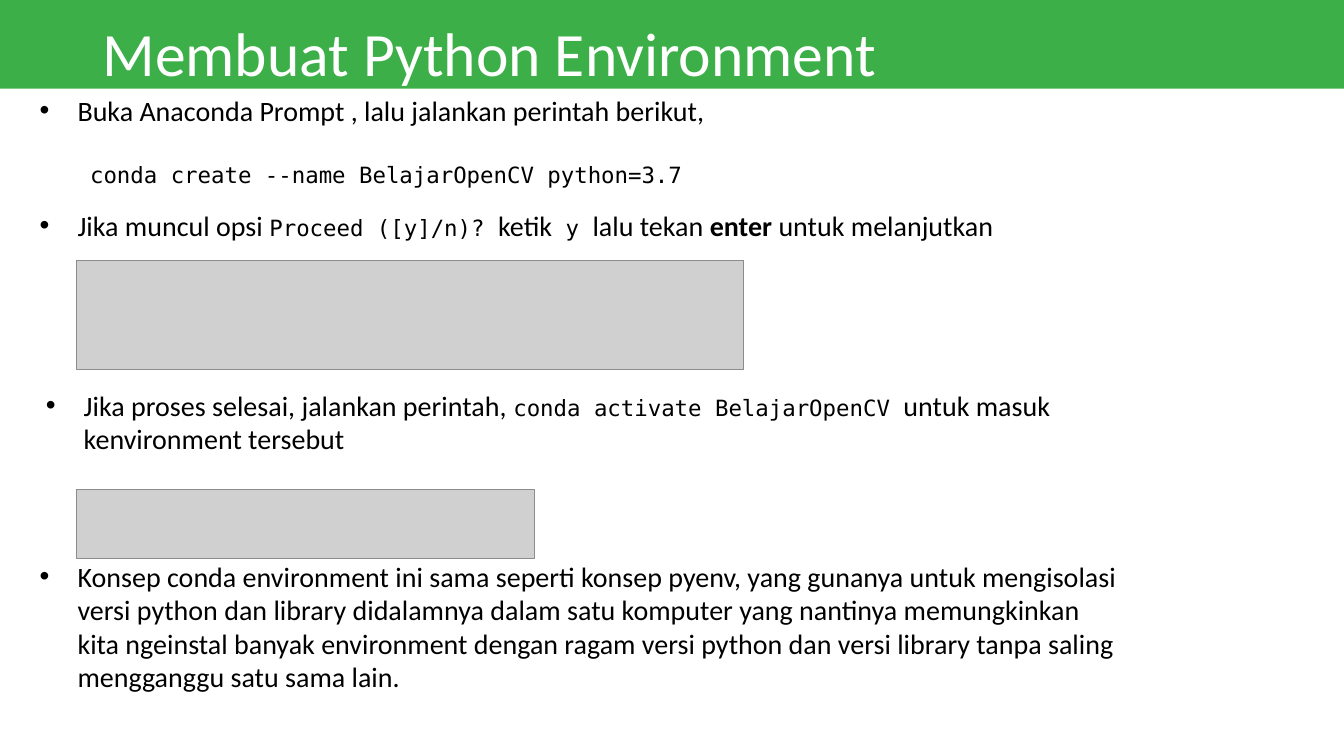
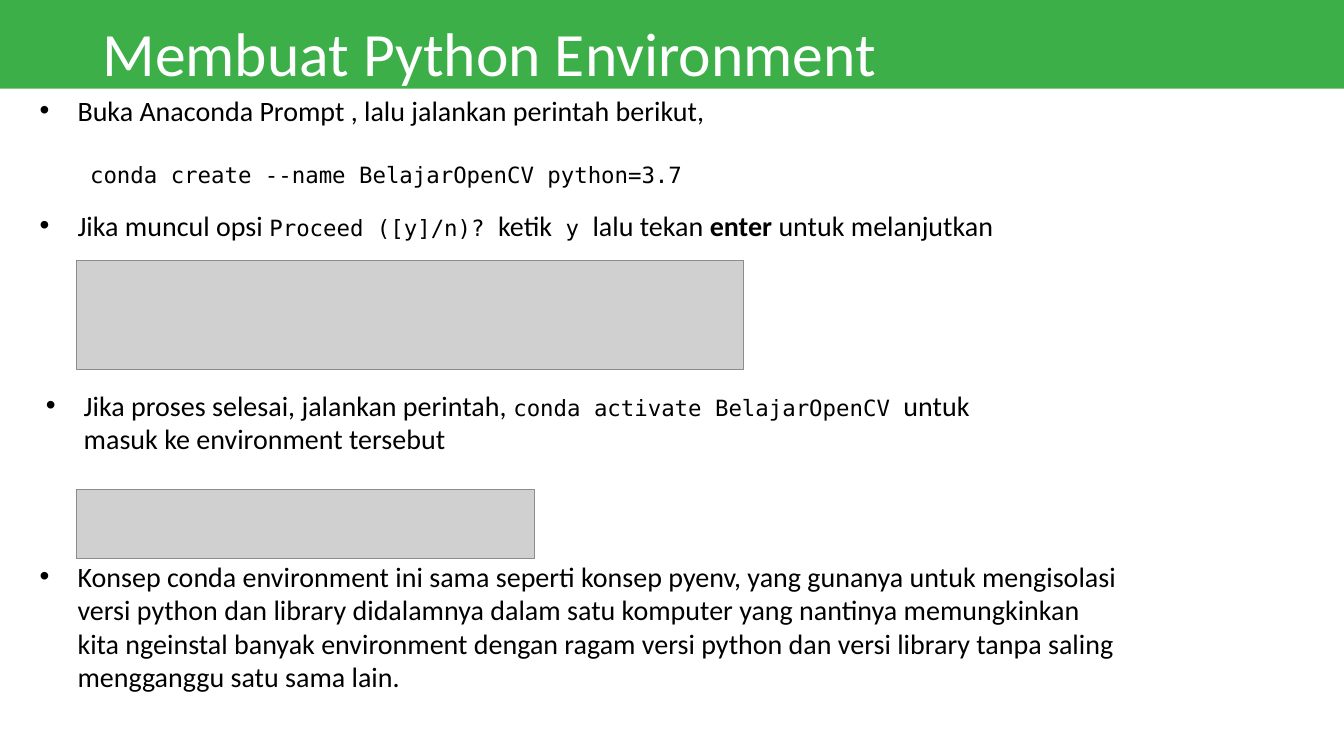
Before and after one commit to Muhammad-Yunus/Belajar-OpenCV-ObjectDetection, a slide deck: slide 7 of Pengenalan Anaconda Dan VS Code Jupyter Notebook.pptx. Drawn at 1344x756 pixels with LibreOffice and Linux fonts; fonts in the diff are those of the drawing; grey boxes stand for pictures. Boxes give left, top, right and bottom in pixels: in the first picture for what was removed or moved away, otherwise in the second. Text is boxed around its words. In the diff, an @@ line names an element or a change of style, - is before the commit and + after.

```diff
--- a/Pengenalan Anaconda Dan VS Code Jupyter Notebook.pptx
+++ b/Pengenalan Anaconda Dan VS Code Jupyter Notebook.pptx
@@ text at <box>84,396,969,450</box>: text changed @@
-• Jika proses selesai, jalankan perintah, conda activate BelajarOpenCV untuk masuk kenvironment tersebut
+• Jika proses selesai, jalankan perintah, conda activate BelajarOpenCV untuk masuk ke environment tersebut
```
Also in this commit, not shown: 1 other slide changed.
